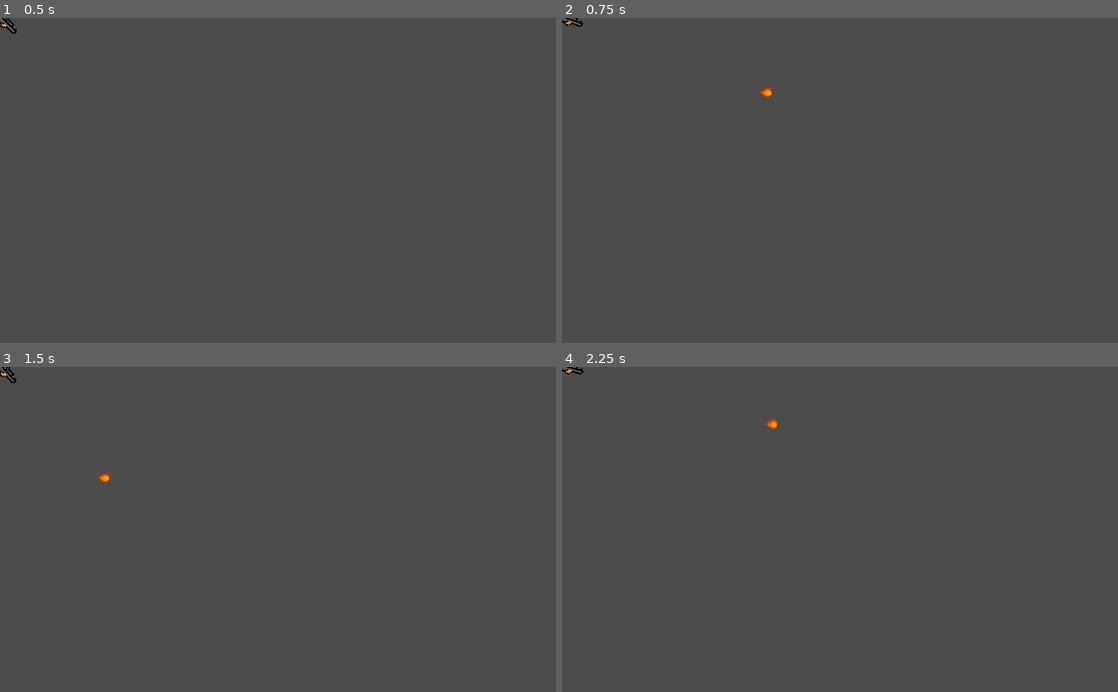
Above: before the commit, frames 1-4 (two rows, left to right).
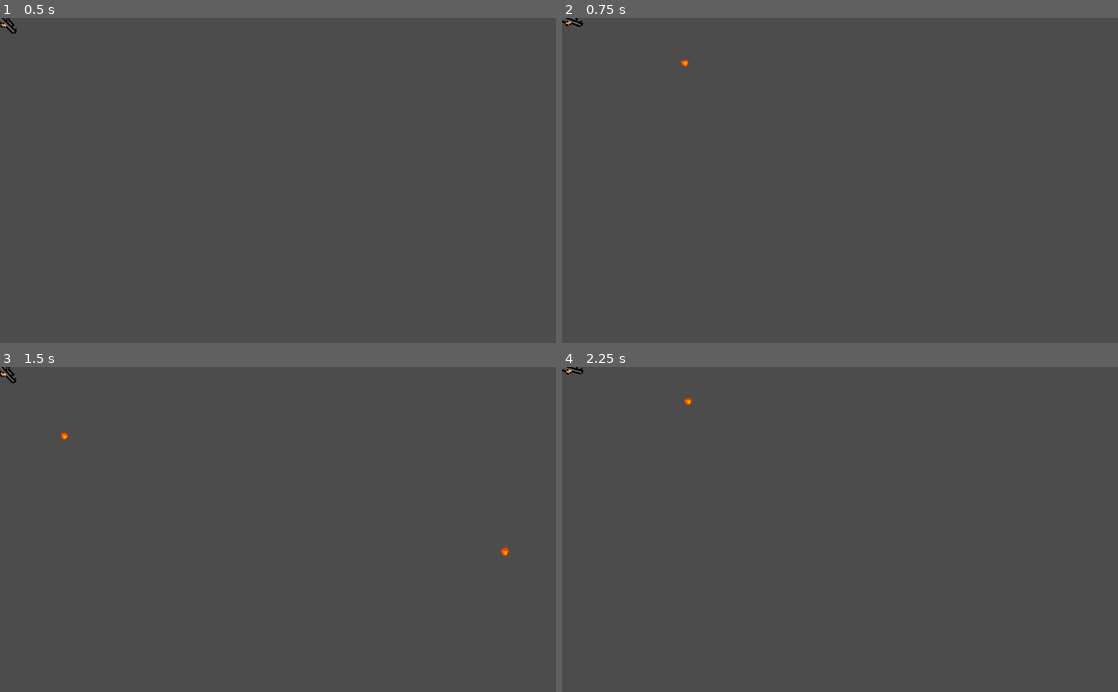
Above: after the commit, the same moments.

Repository: Hutius/Setelit
Game: Godot game, scene res://guns/SnipeGun.tscn
Same seed, same stepped clock (60 frames per second), same inputs: the game is played once before the commit and once after it. This scene is started directly instead of the project's main scene.
Inputs (mouse positions are in pixels of both pictures, inside the frame that each line leads up to):
- Up to frame 1 (0.5 s): no input
- Up to frame 2 (0.75 s): tap Enter at 0.5 s; move the mouse to (962, 164) at 0.52 s; press the mouse at (962, 164) at 0.53 s; hold D (ui_right) from 0.53 s (still down)
- Up to frame 3 (1.5 s): keep holding D (ui_right); tap Space (ui_select) at 0.77 s; move the mouse to (166, 545) at 1.27 s; release the mouse at (166, 545) at 1.28 s; click (166, 545) at 1.35 s
- Up to frame 4 (2.25 s): tap Space (ui_select) at 1.52 s; move the mouse to (895, 458) at 2.02 s; release D (ui_right) at 2.03 s; press the mouse at (895, 458) at 2.03 s; hold A (ui_left) from 2.03 s (still down)

Frame 1 is identical in both runs. In frame 2, less than 0.1% of the frame differs, in the area x 21-38%, y 12-25%; in frame 3, 0.1%, in the area x 10-92%, y 20-59%; in frame 4, less than 0.1%.

Commit message:
upadate gun and bullet

Diff:
--- a/bullets/Bullet.gd
+++ b/bullets/Bullet.gd
@@ -1,8 +1,8 @@
-
 extends Area2D
 
-export (float) var speed: = 10.0 * 60.0
-export (int) var damage: = 1
+
+
+export (float) var speed: = 10.0 * 100.0
 export (float) var lifetime: = 2.0
 
 onready var timer: = $Timer
@@ -12,11 +12,14 @@
 func _ready()->void:
 	timer.wait_time = lifetime
 	timer.start()
-	velocity = global_transform.x * speed			#fly to the direction x axis is pointing (gun changed global_rotation)
-	set_as_toplevel(true)							#Make independent from parent movement
+	velocity = global_transform.x * speed
+	set_as_toplevel(true)
 
 	var _time = timer.connect("timeout", self, "timeout")
 	var _random_var = connect("body_entered", self, 'body_entered')
+
+# func _process(delta):
+# 	position += (Vector2.RIGHT*speed).rotated(rotation) * delta
 
 
 
@@ -24,9 +27,7 @@
 	global_translate(velocity*_delta)
 
 
-
-
-func body_entered(_body:PhysicsBody2D)->void:
+func body_entered(_body:StaticBody2D)->void:
 	queue_free()
 
 func timeout()->void:
--- a/bullets/Bullet.tscn
+++ b/bullets/Bullet.tscn
@@ -1,28 +1,18 @@
-[gd_scene load_steps=7 format=2]
+[gd_scene load_steps=4 format=2]
 
-[ext_resource path="res://assets/gun/fire.png" type="Texture" id=1]
 [ext_resource path="res://assets/gun/bul_1.png" type="Texture" id=2]
-[ext_resource path="res://assets/gun/bul_2.png" type="Texture" id=3]
 [ext_resource path="res://bullets/Bullet.gd" type="Script" id=4]
 
-[sub_resource type="SpriteFrames" id=1]
-animations = [ {
-"frames": [ ExtResource( 1 ), ExtResource( 3 ), ExtResource( 2 ) ],
-"loop": false,
-"name": "default",
-"speed": 8.0
-} ]
-
 [sub_resource type="RectangleShape2D" id=2]
-extents = Vector2( 6.5, 5 )
+extents = Vector2( 7.75, 6 )
 
 [node name="Bullet" type="Area2D"]
 script = ExtResource( 4 )
 
-[node name="Sprite" type="AnimatedSprite" parent="."]
-scale = Vector2( 2.3, 2.3 )
-frames = SubResource( 1 )
-frame = 1
+[node name="Sprite" type="Sprite" parent="."]
+position = Vector2( 9.53674e-07, -2.38419e-07 )
+scale = Vector2( 2.5, 2.5 )
+texture = ExtResource( 2 )
 
 [node name="Shape" type="CollisionShape2D" parent="."]
 shape = SubResource( 2 )
@@ -30,5 +20,5 @@
 [node name="Timer" type="Timer" parent="."]
 
 [node name="VisibilityNotifier2D" type="VisibilityNotifier2D" parent="."]
-position = Vector2( 1, -4.76837e-07 )
-scale = Vector2( 0.525, 0.525 )
+position = Vector2( 4.76837e-07, -1.19209e-07 )
+scale = Vector2( 0.8625, 0.6625 )
--- a/guns/Gun.gd
+++ b/guns/Gun.gd
@@ -3,7 +3,7 @@
 export (float) var fire_rate = 0.2
 export (bool) var single_shot = true
 export (Array, int) var spread_angles = [-0.1, 0.1]
-export (PackedScene) var bullet_scene
+var bullet_scene = preload("res://bullets/Bullet.tscn")
 
 var can_shoot: = true
 var shooting: = false setget set_shooting
@@ -27,6 +27,8 @@
 func _ready():
 	var _timer_connect = timer.connect("timeout", self, 'timeout')
 	timer.wait_time = fire_rate
+
+
 
 func _unhandled_input(_event):
 	if _event.is_action_pressed('shoot'):
@@ -59,7 +61,29 @@
 	timer.start()
 	for angle in spread_angles:
 		var bullet:Area2D = bullet_scene.instance()
+		bullet.rotation = rotation
 		bullet.spawner = owner										#Add player as spawner
 		bullet.rotation_degrees += angle
 		bullet.global_position = $Position2D.global_position
-		add_child(bullet)											#smarter way is to signal to level for parenting somewhere else
+		get_parent().add_child(bullet)
+# func shoot_spread():
+# 	var rots = [-0.1, 0, 0.1]
+# 	for i in range(3):
+# 		var bullet_instance = bullet.instance()
+# 		bullet_instance.global_position = $muzzle.global_position
+# 		bullet_instance.rotation = rotation + rots[i]
+# 		get_parent().screen_shaker._shake(0.3, 3)
+# 		get_parent().add_child(bullet_instance)
+# 	can_fire = false
+
+
+# func shoot():
+# 	var bullet_instance = bullet.instance()
+# 	bullet_instance.rotation = rotation + rand_range(-0.1, 0.1)
+# 	bullet_instance.global_position = $muzzle.global_position
+# 	get_parent().screen_shaker._shake(0.2, 2)
+# 	get_parent().add_child(bullet_instance)
+# 	can_fire = false
+
+# func _on_Timer_timeout():
+# 	can_fire = true
--- a/guns/Gun.tscn
+++ b/guns/Gun.tscn
@@ -1,8 +1,7 @@
-[gd_scene load_steps=4 format=2]
+[gd_scene load_steps=3 format=2]
 
 [ext_resource path="res://assets/gun/gun.png" type="Texture" id=1]
 [ext_resource path="res://guns/Gun.gd" type="Script" id=2]
-[ext_resource path="res://bullets/Bullet.tscn" type="PackedScene" id=3]
 
 [node name="Gun" type="Sprite"]
 scale = Vector2( 3, 3 )
@@ -10,9 +9,8 @@
 offset = Vector2( 1.224, 0 )
 script = ExtResource( 2 )
 single_shot = false
-bullet_scene = ExtResource( 3 )
 
 [node name="Position2D" type="Position2D" parent="."]
-position = Vector2( 8.33333, -0.666667 )
+position = Vector2( 11.6667, -0.666667 )
 
 [node name="Timer" type="Timer" parent="."]
--- a/player/Player.gd
+++ b/player/Player.gd
@@ -27,7 +27,7 @@
 
 	velocity = move_and_slide(velocity, FLOOR)
 	animate()
-	gun_flip()
+	# gun_flip()
 
 func animate():
 	var anim = "idle"
